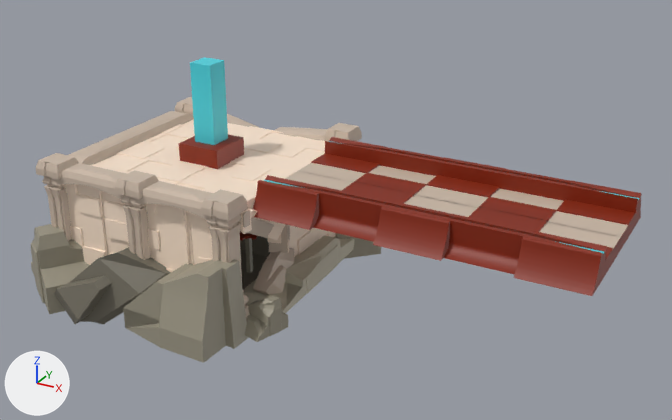
A saved change to the Blender file Docs/Models/Wizard.blend.
The view is the same before and after, from a 50 mm lens placed at (-122.0, -284.0, 189.0), pointed at (-293.0, 27.0, 33.0). Arrows for +X, +Y and +Z are at lower left; the lights stay in place.

Names of what the first picture shows: 'Cube.004', 'Cube.006', 'Cube.007', 'Pillar.001', 'Pillar.002', 'WizardPlat', 'WizardPlatform', 'WizardStat', 'brigeBlock', 'brigeBlock.002', 'brigeBlock.003', 'gear1', 'rock1.008', 'rock2.008', 'rock3.009', 'rock3.010', 'rock3.011', 'rock3.012'.
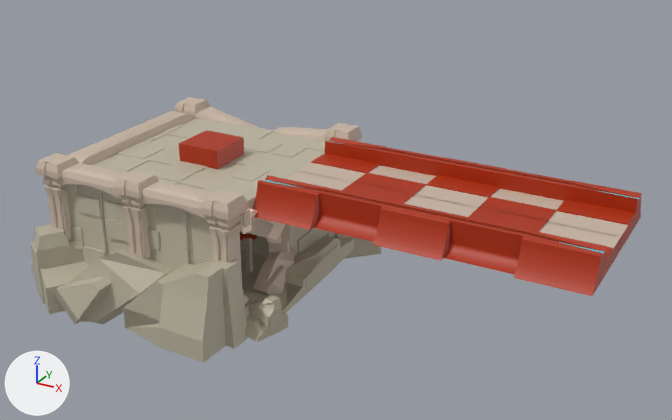
Patch to the scene script:
```diff
--- a/Docs/Models/Wizard.blend.py
+++ b/Docs/Models/Wizard.blend.py
@@ mat_stone @@
 mat_stone = principled_material('stone')
-mat_stone.base_color = (0.342, 0.314, 0.238)  # grey #9e9886
+mat_stone.base_color = (0.507, 0.465, 0.352)  # grey #bdb6a0
@@ mat_darkstone @@
 mat_darkstone = principled_material('darkStone')
-mat_darkstone.base_color = (0.188, 0.171, 0.133)  # grey #787366
+mat_darkstone.base_color = (0.528, 0.48, 0.368)  # light grey #c0b8a3
@@ mat_rustyred @@
 mat_rustyred = principled_material('rustyRed')
-mat_rustyred.base_color = (0.238, 0.0168, 0.0)  # brown #862300
+mat_rustyred.base_color = (0.429, 0.027, 0.0)  # brown #af2e00
@@ me_cube_005 @@
 me_cube_005.from_pydata(...)  # 916 vertices, 906 faces; spans x -2.11..1.03, y -2.38..1.05, z -1.0..1.01
-me_cube_005.materials.append(mat_bege)  # beige #ffe8d2
+me_cube_005.materials.append(mat_darkstone)  # light grey #c0b8a3
@@ ob_wizardstat @@
-ob_wizardstat = bpy.data.objects.new('WizardStat', me_cube_125)
-ob_wizardstat.location = (-348.7, 18.5, 73.7)
-ob_wizardstat.scale = (4.97, 4.97, 17.5)
```

Pixel boxes (x1, y1, x2, y2) of what changed, in the pictures (672 x 420 px):
'brigeBlock', recoloured
    both: (253, 137, 642, 296)
'WizardPlatform', recoloured (beige to grey)
    both: (64, 119, 336, 272)
'rock1.008', recoloured
    both: (123, 259, 249, 363)
'brigeBlock.002', recoloured
    both: (312, 153, 635, 260)
'rock2.008', recoloured
    both: (54, 247, 171, 324)
'rock3.010', recoloured
    both: (31, 224, 89, 314)
'WizardStat', deleted
    before: (190, 57, 228, 145)
'WizardPlat', recoloured
    both: (179, 130, 244, 169)
'rock3.012', recoloured
    both: (245, 295, 288, 342)
'Cube.004', recoloured
    both: (240, 236, 270, 289)
'rock3.009', recoloured (grey to brown)
    both: (336, 233, 381, 258)
'Cube.006', recoloured
    both: (245, 239, 253, 273)
'gear1', recoloured
    both: (240, 231, 258, 240)
